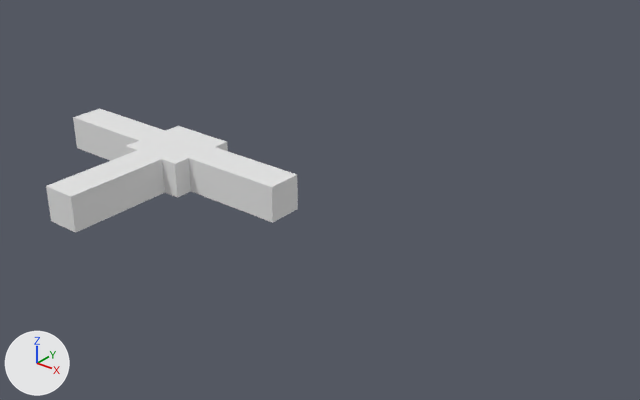
What one commit did to the Blender file DyNaDeMo/assets/Textures/EscapeRoute.blend.
Camera for both pictures: a camera (50 mm lens) standing at (17.6, -15.56, 10.45) and looking at (4.65, 0.62, 0.42). Arrows for +X, +Y and +Z are at lower left; the lights stay in place.

The older version as bpy lines, for what is in view:
```python
me_corridor = bpy.data.meshes.new('Corridor')
me_corridor.from_pydata(...)  # 12 vertices, 8 faces; spans x -1.0..1.0, y -1.0..1.0, z 0.0..1.0
me_corridor.materials.append(mat_room)  # white #e5e5e5
me_corridor2 = bpy.data.meshes.new('Corridor2')
me_corridor2.from_pydata(...)  # 12 vertices, 8 faces; spans x -1.0..1.0, y -1.0..1.0, z 0.0..1.0
me_corridor2.materials.append(mat_room)  # white #e5e5e5
me_room = bpy.data.meshes.new('Room')
me_room.from_pydata(...)  # 20 vertices, 12 faces; spans x -1.0..1.0, y -1.0..1.0, z 0.0..1.0
me_room.materials.append(mat_room)  # white #e5e5e5
ob_corridor = bpy.data.objects.new('Corridor', me_corridor)
ob_corridor.location = (0.0, -2.5, 0.0)
ob_corridor.rotation_euler = (0.0, 0.0, 1.571)  # degrees (0, 0, 90)
ob_corridor.scale = (1.5, 0.5, 1.0)
ob_corridor2 = bpy.data.objects.new('Corridor2', me_corridor2)
ob_corridor2.location = (2.5, 0.0, 0.0)
ob_corridor2.rotation_euler = (0.0, 0.0, 3.142)  # degrees (0, 0, 180)
ob_corridor2.scale = (1.5, 0.5, 1.0)
ob_room = bpy.data.objects.new('Room', me_room)
ob_room.location = (0.0, 0.0, 0.0)
# also in view: 'Corridor1' at (-2.5, 0.0, 0.5)
```
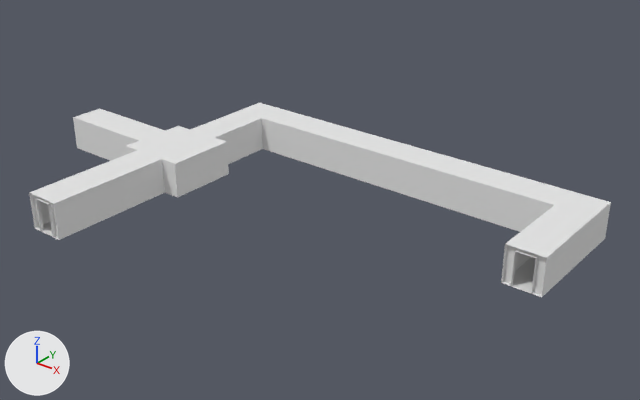
Where the change shows, as pixel boxes (x1, y1, x2, y2) in the pictures (640 x 400 px):
'PuzzleEscapeC', added
    after: (190, 103, 611, 297)
    faces in mat_room_016 (white #e5e5e5): (262, 109, 572, 232)
    faces in mat_room_015 (white #e5e5e5): (501, 191, 611, 297)
    faces in mat_room_014 (white #e5e5e5): (190, 103, 283, 164)
'Corridor', reshaped, moved, turned
    before: (46, 150, 165, 233)
    after: (29, 150, 165, 240)
'Corridor2', deleted
    before: (189, 147, 298, 223)

Edits to the bpy script that builds the scene:
```text
Add mat_room_015:
    mat_room_015 = diffuse_material('Room.015')
    mat_room_015.base_color = (0.787, 0.787, 0.787)  # white #e5e5e5
Add mat_room_016:
    mat_room_016 = diffuse_material('Room.016')
    mat_room_016.base_color = (0.787, 0.787, 0.787)  # white #e5e5e5
Add mat_room_014:
    mat_room_014 = diffuse_material('Room.014')
    mat_room_014.base_color = (0.787, 0.787, 0.787)  # white #e5e5e5
Change me_corridor:
    used by ob_corridor; location = (0.0, -2.5, 0.0); rotation_euler = (0.0, 0.0, 1.571), in degrees (0, 0, 90); scale = (1.5, 0.5, 1.0)
    remove me_corridor.from_pydata(...)  # 12 vertices, 8 faces; spans x -1.0..1.0, y -1.0..1.0, z 0.0..1.0
    add me_corridor.from_pydata(...)  # 32 vertices, 28 faces, 4 loose edges; spans x -1.33..1.0, y -1.0..1.0, z 0.0..1.0
    me_corridor part 1
    4 vertices are removed from x -1.0, y -1.0..1.0, z 0.0..1.0
    8 faces are deleted
    16 vertices are added at x -1.33..-1.27, y -1.0..1.0, z 0.0..1.0
    8 new vertices lie (-0.07, 0.0, 0.0) away from vertices in x 1.0, y -1.0..1.0, z 0.0..1.0
    4 loose edges are added
    28 new faces join them
Add me_puzzleescapec:
    me_puzzleescapec.from_pydata(...)  # 52 vertices, 38 faces, 6 loose edges; spans x -3.83..3.83, y -1.0..6.0, z 0.0..1.0
    # faces by material slot: [4, 17, 17]
    me_puzzleescapec.materials.append(mat_room_016)  # white #e5e5e5
    me_puzzleescapec.materials.append(mat_room_014)  # white #e5e5e5
    me_puzzleescapec.materials.append(mat_room_015)  # white #e5e5e5
Change ob_corridor:
    ob_corridor.location: (0.0, -2.5, 0.0) -> (0.0, -3.0, 0.0)
    ob_corridor.rotation_euler: (0.0, 0.0, 1.571) -> (0.0, 0.0, 4.712)  # degrees (0, 0, 90) -> degrees (0, 0, 270)
Remove ob_corridor2:
    ob_corridor2 = bpy.data.objects.new('Corridor2', me_corridor2)
    ob_corridor2.location = (2.5, 0.0, 0.0)
    ob_corridor2.rotation_euler = (0.0, 0.0, 3.142)  # degrees (0, 0, 180)
    ob_corridor2.scale = (1.5, 0.5, 1.0)
Add ob_puzzleescapec:
    ob_puzzleescapec = bpy.data.objects.new('PuzzleEscapeC', me_puzzleescapec)
    ob_puzzleescapec.location = (5.25, 3.5, 0.0)
    ob_puzzleescapec.rotation_euler = (0.0, 0.0, 3.142)  # degrees (0, 0, 180)
    ob_puzzleescapec.scale = (1.5, 0.5, 1.0)
```
